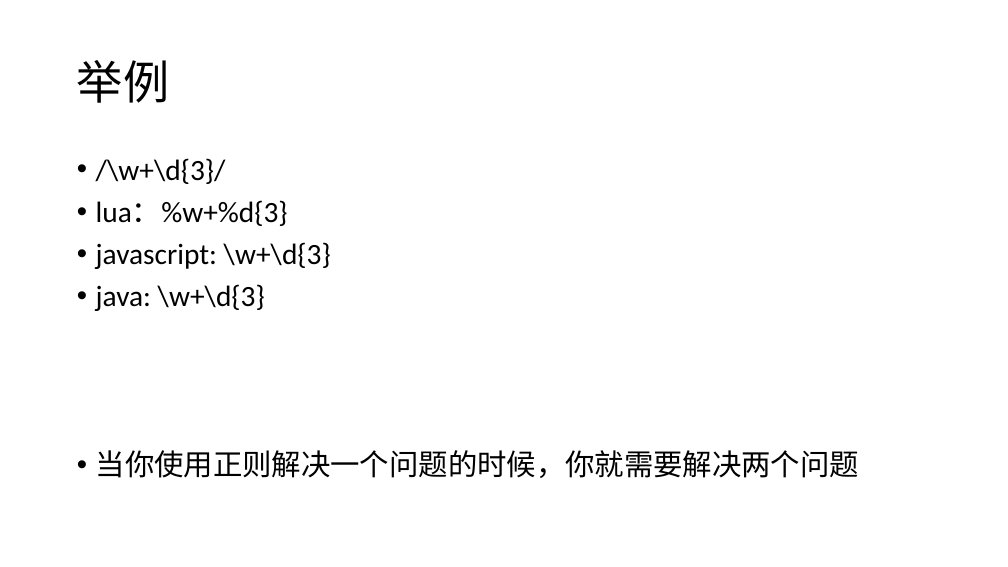
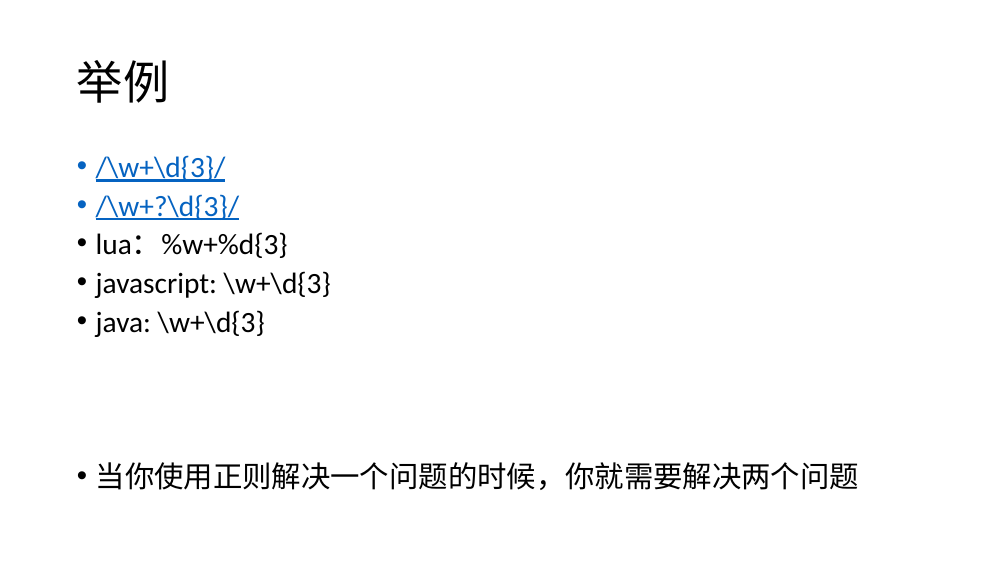
Before and after one commit to 382615666/note, a slide deck: slide 3 of 科普.pptx. Drawn at 1008x567 pixels with LibreOffice and Linux fonts; fonts in the diff are those of the drawing. Boxes give left, top, right and bottom in pixels: in the first picture for what was removed or moved away, otherwise in the second. Text is boxed around its words. In the diff, an @@ line names an element or a change of style, - is before the commit and + after.

```diff
--- a/科普.pptx
+++ b/科普.pptx
@@ text at [96, 155, 859, 490]: text colour #000000 to #0563C1, underline on in "/\w+\d{3}/"; line spacing 0.9 to 0.8 @@
@@ text at [96, 194, 239, 220]: paragraph added @@
+• /\w+?\d{3}/
```
Also in this commit, not shown: 3 other slides changed, 11 slides added, 1 other file.
